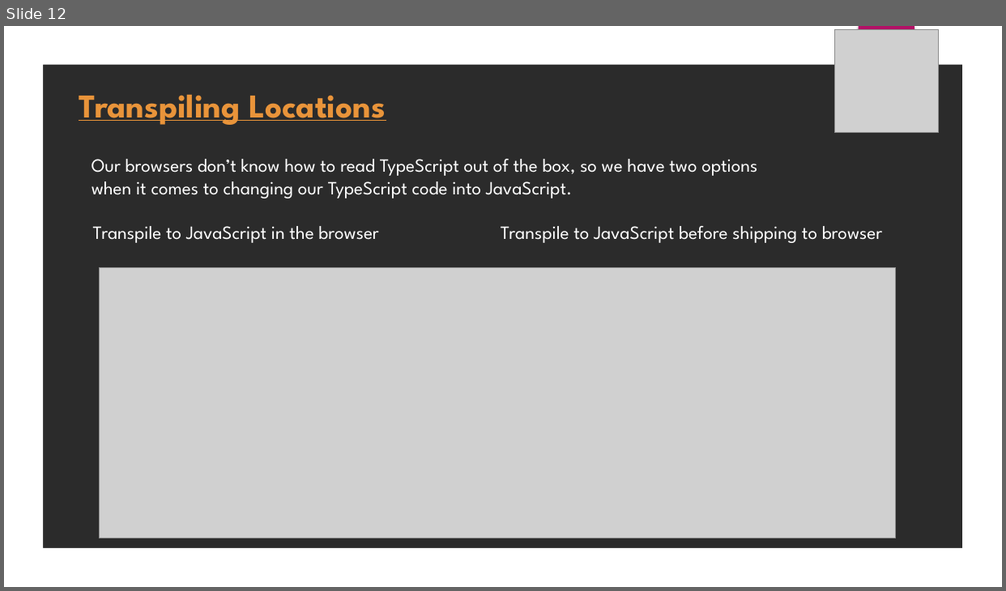
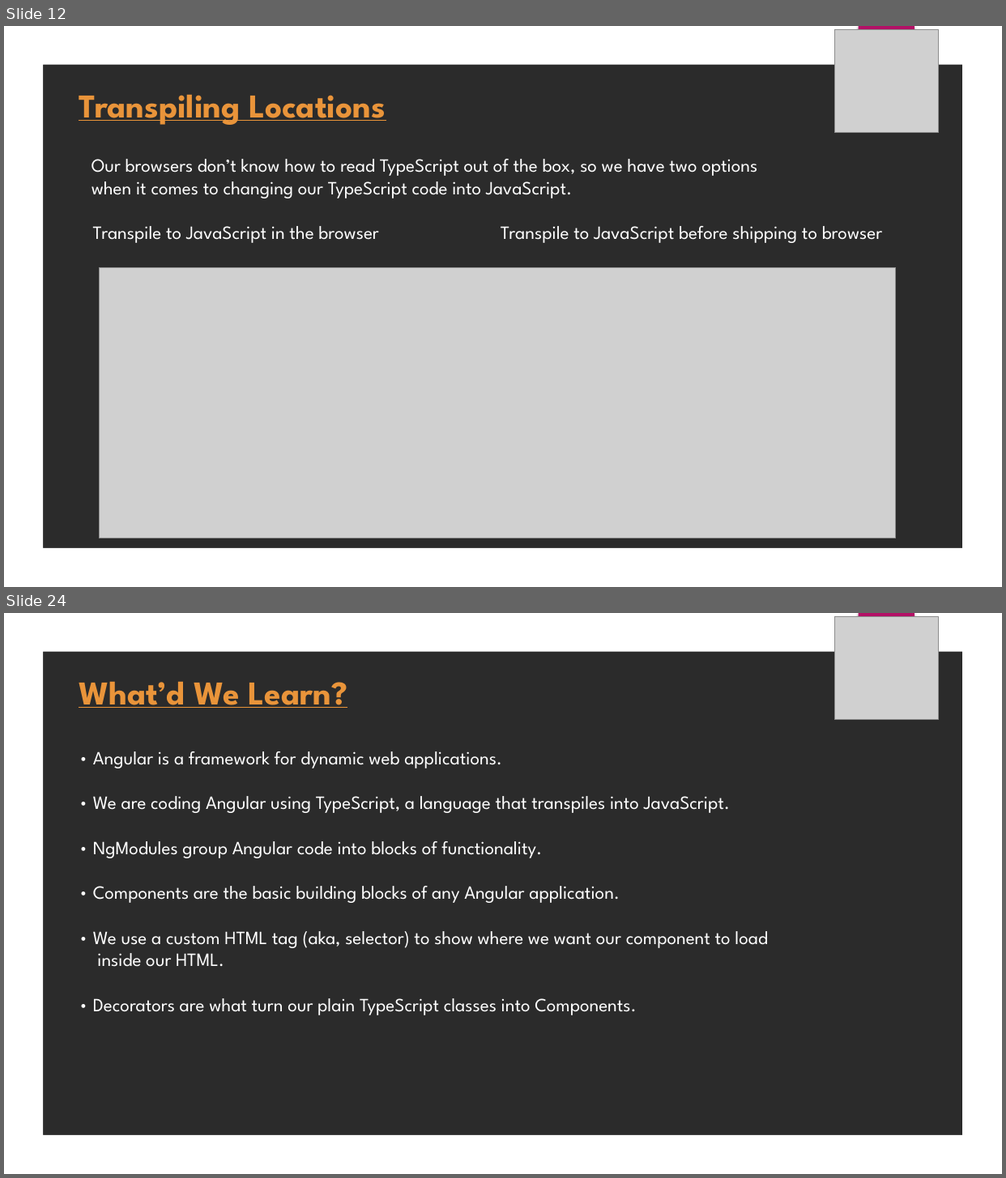
Before and after one commit to uiravi/Angular-pptx, a slide deck: Angular.pptx. Shown one above the other, each under a label of ours: slide 12 before the commit, slides 12 and 24 after it; the slides between them are not shown. The pictures are 1006x591 and 1006x1178 pixels, drawn with LibreOffice and Linux fonts; fonts in the diff are those of the drawing; grey boxes stand for pictures; background and template pictures are left out; a plain dark background stands for a picture behind light text. Boxes give left, top, right and bottom in pixels: in the first picture for what was removed or moved away, otherwise in the second. Text is boxed around its words. In the diff, an @@ line names an element or a change of style, - is before the commit and + after.

```diff
--- a/Angular.pptx
+++ b/Angular.pptx
@@ slide 24 added at box(4, 613, 1002, 1174), background picture (left out); not listed: 2 template elements that a slide beside it also shows @@
@@ picture added at box(835, 617, 938, 720) @@
@@ text added at box(79, 681, 347, 708), 32 pt, text #E9943A, bold, underline @@
+What’d We Learn?
@@ text added at box(93, 752, 768, 1016), 18 pt, text #FFFFFF @@
+• Angular is a framework for dynamic web applications.
+• We are coding Angular using TypeScript, a language that transpiles into JavaScript.
+• NgModules group Angular code into blocks of functionality.
+• Components are the basic building blocks of any Angular application.
+• We use a custom HTML tag (aka, selector) to show where we want our component to load
+inside our HTML.
+• Decorators are what turn our plain TypeScript classes into Components.
```
Also in this commit, not shown: 1 slide changed, 10 other slides added.
